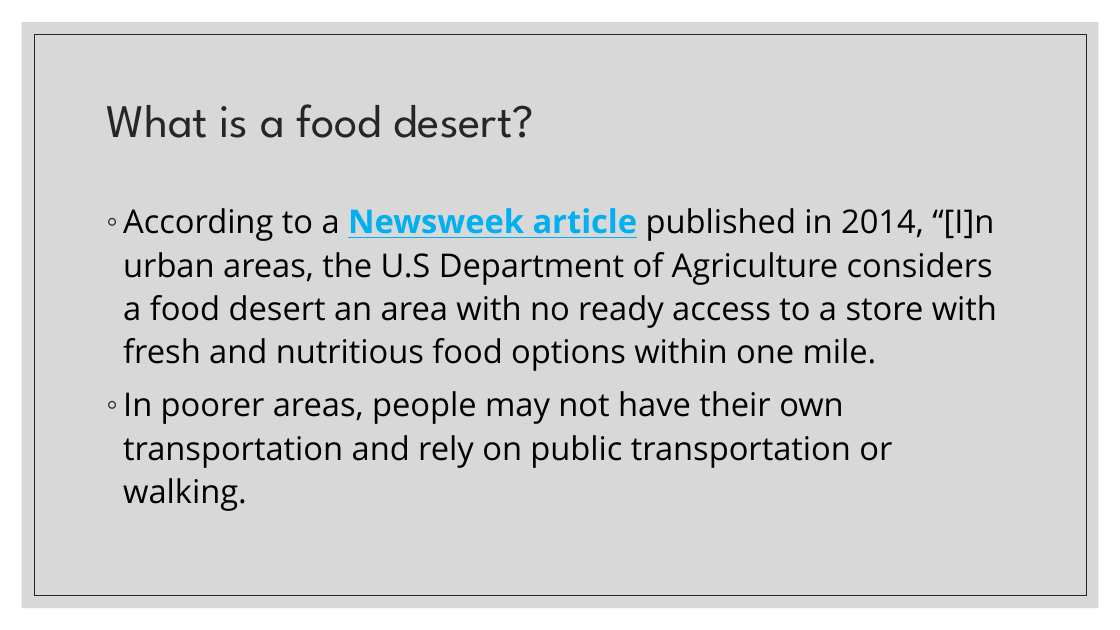
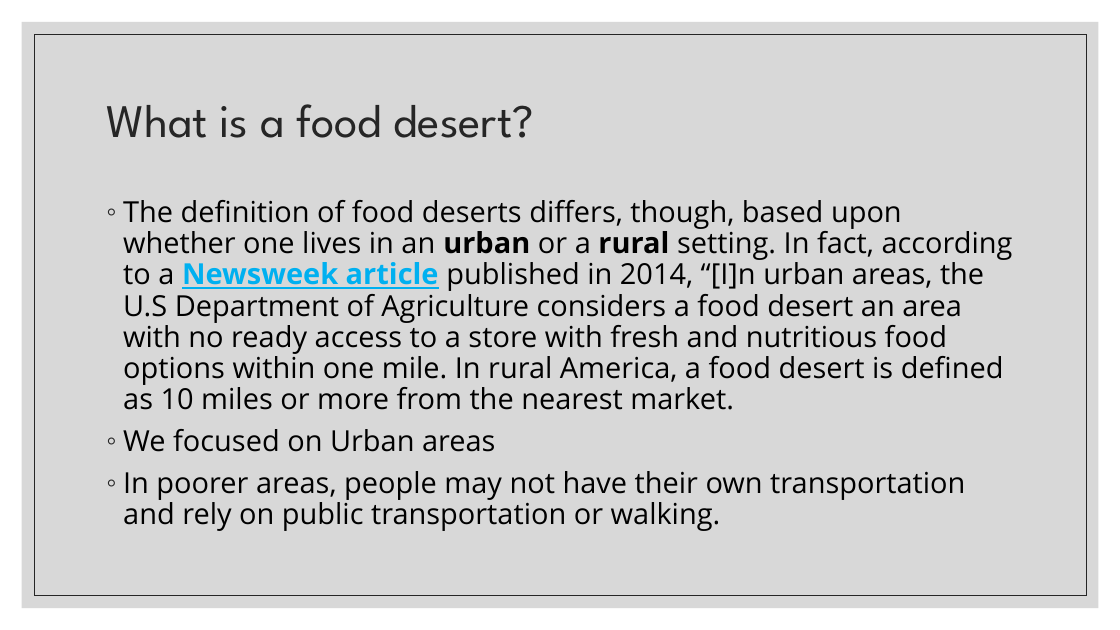
Before and after one commit to marybellavia/project-one, a slide deck: slide 2 of Urban Food Deserts.pptx. Drawn at 1120x630 pixels with LibreOffice and Linux fonts; fonts in the diff are those of the drawing. Boxes give left, top, right and bottom in pixels: in the first picture for what was removed or moved away, otherwise in the second. Text is boxed around its words. In the diff, an @@ line names an element or a change of style, - is before the commit and + after.

Commit message:
powerpoint

```diff
--- a/Urban Food Deserts.pptx
+++ b/Urban Food Deserts.pptx
@@ text at (123, 200, 1013, 452): text changed; size 28 to 24.8 pt @@
-◦ According to a Newsweek article published in 2014, “[I]n urban areas, the U.S Department of Agriculture considers a food desert an area with no ready access to a store with fresh and nutritious food options within one mile.
+◦ The definition of food deserts differs, though, based upon whether one lives in an urban or a rural setting. In fact, according to a Newsweek article published in 2014, “[I]n urban areas, the U.S Department of Agriculture considers a food desert an area with no ready access to a store with fresh and nutritious food options within one mile. In rural America, a food desert is defined as 10 miles or more from the nearest market.
+◦ We focused on Urban areas
@@ text at (123, 471, 965, 531): size 28 to 24.8 pt in "In poorer areas, people may not have ..."; line spacing 1.1 to 0.9 @@
```
Also in this commit, not shown: 2 other slides changed, 1 slide added.
